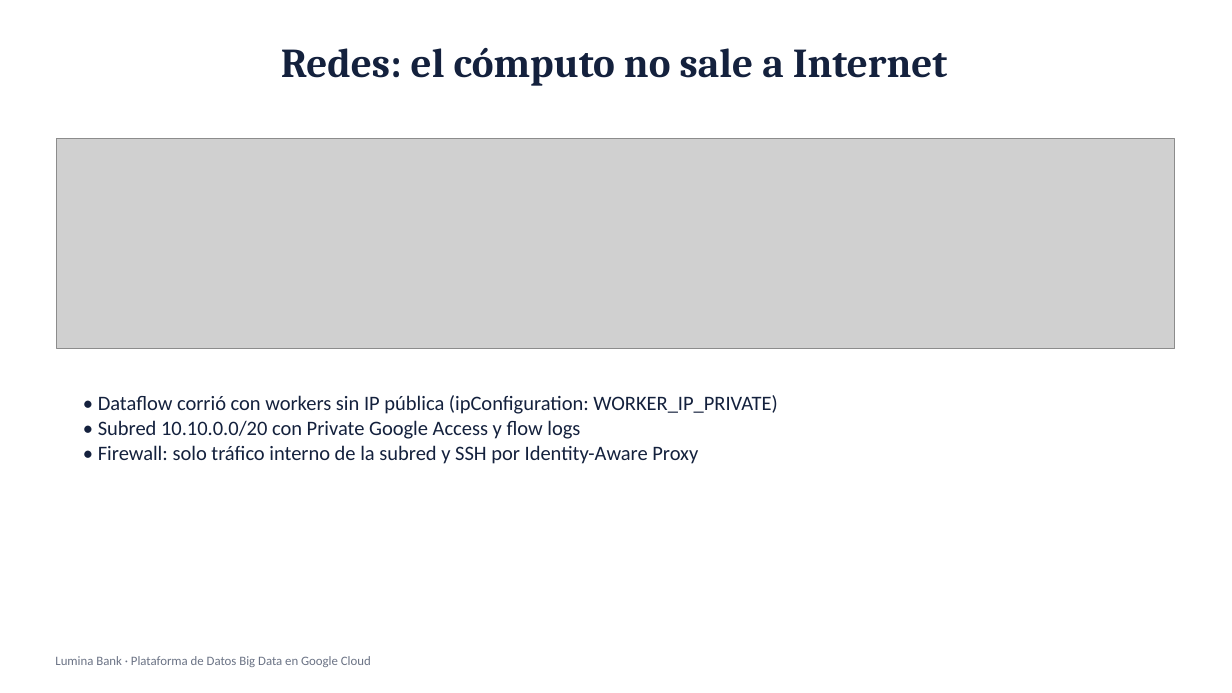
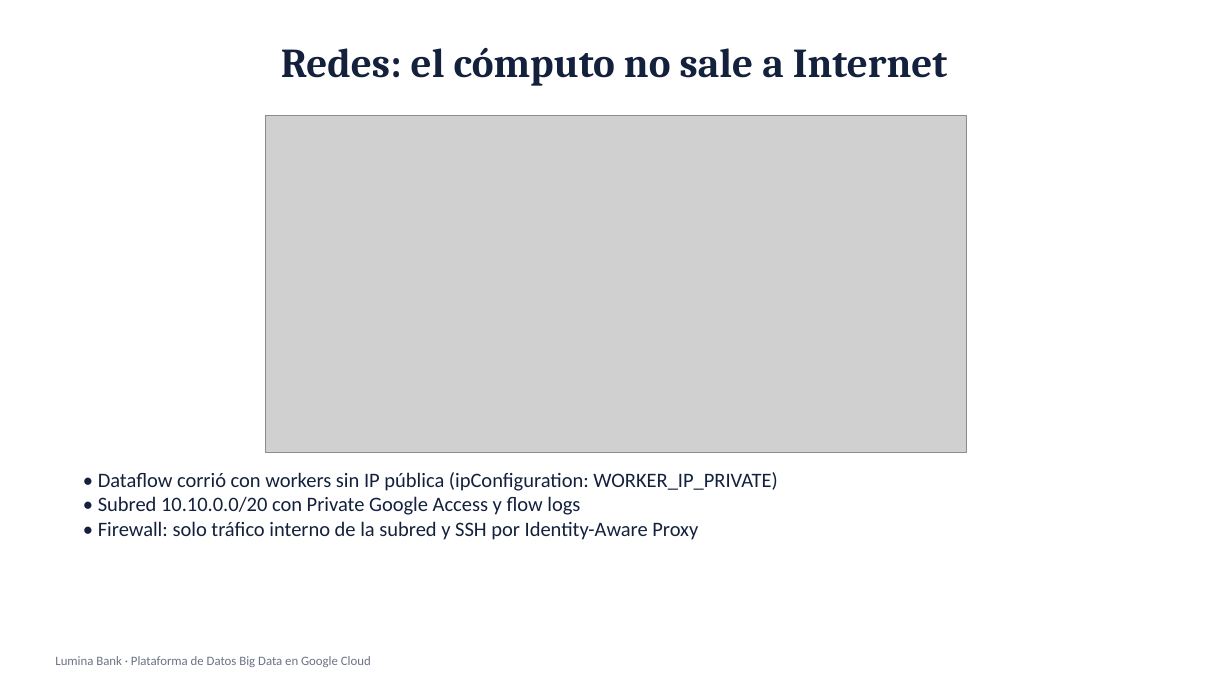
Before and after one commit to bmontoyag/utec_bigdata_trabajo, a slide deck: slide 11 of presentacion/Lumina Bank - Sustentacion.pptx. Drawn at 1232x693 pixels with LibreOffice and Linux fonts; fonts in the diff are those of the drawing; grey boxes stand for pictures. Boxes give left, top, right and bottom in pixels: in the first picture for what was removed or moved away, otherwise in the second. Text is boxed around its words. In the diff, an @@ line names an element or a change of style, - is before the commit and + after.

```diff
--- a/presentacion/Lumina Bank - Sustentacion.pptx
+++ b/presentacion/Lumina Bank - Sustentacion.pptx
@@ picture resized from (x1=57, y1=139, x2=1176, y2=349) to (x1=265, y1=116, x2=967, y2=453) @@
@@ text "• Dataflow corrió con workers ..." moved from (x1=98, y1=395, x2=777, y2=464) to (x1=98, y1=472, x2=777, y2=540) @@
```
Also in this commit, not shown: 13 other slides changed, 20 other files.
